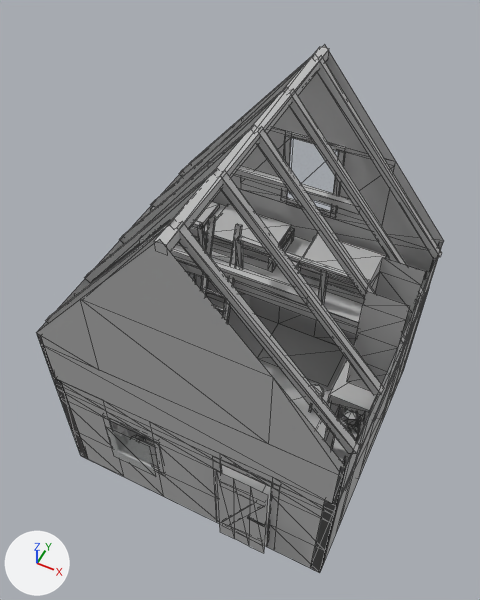
Renders of the glTF model game/assets/modelle/gebaeude/neubau/wohnhaus_elb_s1_g4_innen.glb from each side of a commit.
The view is the same before and after, from a 50 mm lens placed at (2.85, -5.13, 10.81), pointed at (-0.15, 0.87, 3.31). Every picture has the same lights, and +X, +Y and +Z are marked at lower left. The older version comes first. Mesh edges are drawn as thin lines on the coarser meshes. Vertices at exactly the same position are counted once.

Script lines for the objects in view, before the commit:
```python
me_herd_set = bpy.data.meshes.new('Herd_Set')
me_herd_set.from_pydata(...)  # 178 vertices, 210 faces; spans x 0.83..2.28, y 0.56..1.94, z 0.14..2.3
me_herd_set.materials.append(mat_innen)  # grey #bcbcbc
me_raum = bpy.data.meshes.new('Raum')
me_raum.from_pydata(...)  # 668 vertices, 698 faces; spans x -2.33..2.33, y -1.3..3.18, z 0.14..6.33
me_raum.materials.append(mat_innen)  # grey #bcbcbc
me_schlafplatz_set = bpy.data.meshes.new('Schlafplatz_Set')
me_schlafplatz_set.from_pydata(...)  # 136 vertices, 160 faces; spans x -2.11..2.11, y 2.2..3.09, z 2.67..3.09
me_schlafplatz_set.materials.append(mat_innen)  # grey #bcbcbc
ob_herd_set = bpy.data.objects.new('Herd_Set', me_herd_set)
ob_herd_set.location = (0.0, 0.0, 0.0)
ob_raum = bpy.data.objects.new('Raum', me_raum)
ob_raum.location = (0.0, 0.0, 0.0)
ob_schlafplatz_set = bpy.data.objects.new('Schlafplatz_Set', me_schlafplatz_set)
ob_schlafplatz_set.location = (0.0, 0.0, 0.0)
# also in view: 'Glas' at (-0.99, 1.0, 2.88)
```
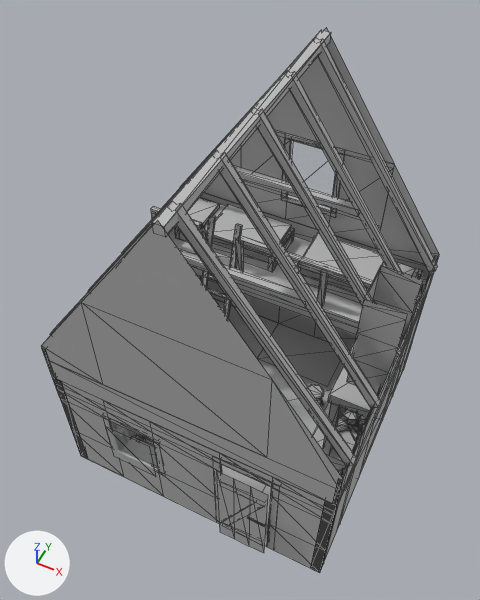
What differs and where, as boxes (x1, y1, x2, y2) in the pictures (480 x 600 px; the box of a moved part takes in the faces that stretch with it):
'Raum', reshaped: before (36, 45, 444, 573); after (41, 27, 439, 573)
part 1 of me_raum, moved or reshaped: before (45, 219, 176, 323); after (50, 201, 173, 335)
part 2 of me_raum, moved or reshaped: before (175, 222, 359, 453); after (174, 203, 356, 465)
part 3 of me_raum, moved or reshaped: before (84, 168, 219, 283); after (88, 150, 218, 292)
part 4 of me_raum, moved or reshaped: before (219, 170, 384, 395); after (218, 153, 381, 407)
part 5 of me_raum, moved or reshaped: before (119, 125, 255, 244); after (122, 107, 255, 253)
part 6 of me_raum, moved or reshaped: before (257, 127, 406, 344); after (257, 109, 402, 357)
part 7 of me_raum, moved or reshaped: before (151, 87, 288, 207); after (161, 70, 288, 209)
part 8 of me_raum, moved or reshaped: before (288, 89, 425, 298); after (290, 71, 421, 312)
part 9 of me_raum, moved or reshaped: before (179, 54, 315, 176); after (180, 41, 314, 187)
part 10 of me_raum, moved or reshaped: before (317, 56, 442, 259); after (318, 39, 438, 272)
part 11 of me_raum, moved or reshaped: before (154, 47, 329, 252); after (152, 30, 331, 234)
part 12 of me_raum, moved or reshaped: before (139, 236, 307, 306); after (178, 248, 306, 308)
part 13 of me_raum, moved or reshaped: before (208, 160, 360, 214); after (234, 166, 359, 217)
part 14 of me_raum, moved or reshaped: before (36, 45, 444, 506); after (41, 27, 439, 506)

The change, as a diff of the scene's bpy script:
```diff
--- a/game/assets/modelle/gebaeude/neubau/wohnhaus_elb_s1_g4_innen.glb.py
+++ b/game/assets/modelle/gebaeude/neubau/wohnhaus_elb_s1_g4_innen.glb.py
@@ me_raum @@
 # used by ob_raum; location = (0.0, 0.0, 0.0)
-me_raum.from_pydata(...)  # 668 vertices, 698 faces; spans x -2.33..2.33, y -1.3..3.18, z 0.14..6.33
+me_raum.from_pydata(...)  # 668 vertices, 698 faces; spans x -2.33..2.33, y -1.3..3.18, z 0.14..6.57
+# me_raum part 1: the loose piece of 8 vertices spanning x -2.33..0.05, y -0.93..-0.83, z 3.5..6.3 is turned -5 degrees about the y axis through its middle and scaled by 1.12, then moved by (0.0, 0.0, -0.03)
+# me_raum part 2: the loose piece of 8 vertices spanning x -0.05..2.33, y -0.94..-0.82, z 3.5..6.3 is turned 5 degrees about the y axis through its middle and scaled by 1.12, then moved by (0.0, 0.0, -0.03)
+# me_raum part 3: the loose piece of 8 vertices spanning x -2.33..0.05, y 0.01..0.11, z 3.5..6.3 is turned -5 degrees about the y axis through its middle and scaled by 1.12, then moved by (0.0, 0.0, -0.03)
+# me_raum part 4: the loose piece of 8 vertices spanning x -0.05..2.33, y 0.0..0.11, z 3.5..6.3 is turned 5 degrees about the y axis through its middle and scaled by 1.12, then moved by (0.0, 0.0, -0.03)
+# me_raum part 5: the loose piece of 8 vertices spanning x -2.33..0.05, y 0.95..1.05, z 3.5..6.3 is turned -5 degrees about the y axis through its middle and scaled by 1.12, then moved by (0.0, 0.0, -0.03)
+# me_raum part 6: the loose piece of 8 vertices spanning x -0.05..2.33, y 0.94..1.05, z 3.5..6.3 is turned 5 degrees about the y axis through its middle and scaled by 1.12, then moved by (0.0, 0.0, -0.03)
+# me_raum part 7: the loose piece of 8 vertices spanning x -2.33..0.05, y 1.89..1.99, z 3.5..6.3 is turned -5 degrees about the y axis through its middle and scaled by 1.12, then moved by (0.0, 0.0, -0.03)
+# me_raum part 8: the loose piece of 8 vertices spanning x -0.05..2.33, y 1.89..2.0, z 3.5..6.3 is turned 5 degrees about the y axis through its middle and scaled by 1.12, then moved by (0.0, 0.0, -0.03)
+# me_raum part 9: the loose piece of 8 vertices spanning x -2.33..0.05, y 2.83..2.93, z 3.5..6.3 is turned -5 degrees about the y axis through its middle and scaled by 1.12, then moved by (0.0, 0.0, -0.03)
+# me_raum part 10: the loose piece of 8 vertices spanning x -0.05..2.33, y 2.83..2.94, z 3.5..6.3 is turned 5 degrees about the y axis through its middle and scaled by 1.12, then moved by (0.0, 0.0, -0.03)
+# me_raum part 11: the loose piece of 8 vertices spanning x -0.07..0.07, y -1.18..3.18, z 6.14..6.28 is moved by (0.0, 0.0, 0.24)
+# me_raum part 12: the loose piece of 8 vertices spanning x -1.18..1.18, y 0.0..0.12, z 4.74..4.86 is moved by (0.0, 0.0, -0.05)
+# me_raum part 13: the loose piece of 8 vertices spanning x -1.18..1.18, y 1.88..2.0, z 4.74..4.86 is moved by (0.0, 0.0, -0.05)
+# me_raum part 14: 74 vertices moved from x -2.28..2.28, y -1.18..3.18, z 3.35..6.33 to x -2.28..2.28, y -1.18..3.18, z 3.0..6.57
 me_raum.materials.append(mat_innen)
```
